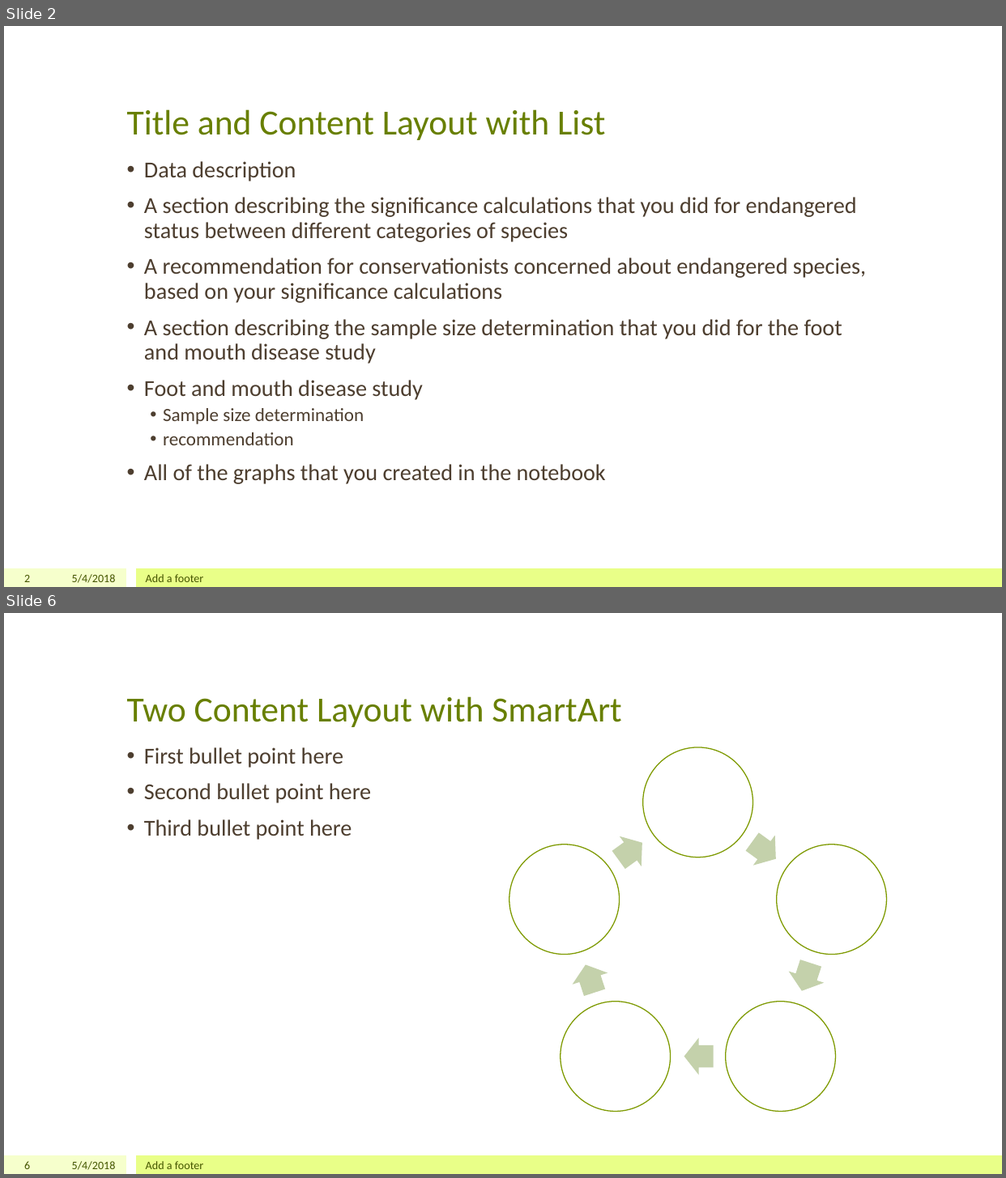
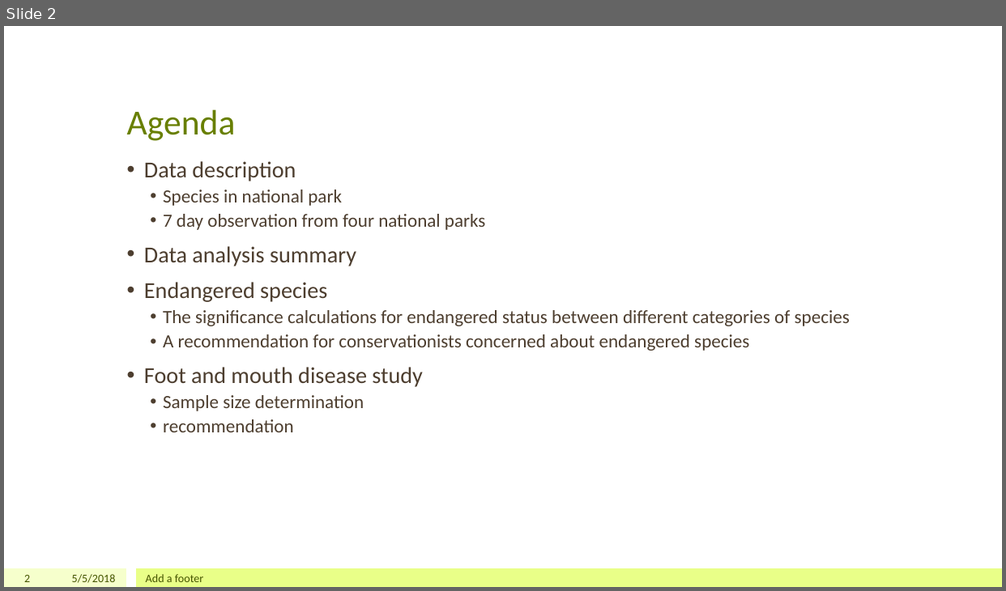
Before and after one commit to iamchristinelee/codeacademy, a slide deck: DataScience/Capstone/biodiversity.pptx. Shown one above the other, each under a label of ours: slides 2 and 6 before the commit, slide 2 after it; the slides between them are not shown. The pictures are 1006x1178 and 1006x591 pixels, drawn with LibreOffice and Linux fonts; fonts in the diff are those of the drawing. Boxes give left, top, right and bottom in pixels: in the first picture for what was removed or moved away, otherwise in the second. Text is boxed around its words. In the diff, an @@ line names an element or a change of style, - is before the commit and + after.

```diff
--- a/DataScience/Capstone/biodiversity.pptx
+++ b/DataScience/Capstone/biodiversity.pptx
@@ slide 6 removed at (4, 613, 1002, 1174), background #FFFFFF; not listed: 2 template elements that a slide beside it also shows @@
@@ title removed at (127, 696, 621, 727) @@
-Two Content Layout with SmartArt
@@ text removed at (144, 747, 371, 840) @@
-• First bullet point here
-• Second bullet point here
-• Third bullet point here
@@ group removed at (509, 747, 887, 1112): 5 ellipses, 5 right arrows, 1 text @@
-Step 1
-Title
@@ page number removed at (24, 1161, 30, 1169) @@
-6
@@ text removed at (72, 1161, 116, 1170) @@
-5/4/2018
@@ text removed at (146, 1161, 203, 1169) @@
-Add a footer
@@ slide 2 changed as well @@
@@ title at (127, 109, 236, 141): text changed @@
-Title and Content Layout with List
+Agenda
@@ text at (144, 190, 850, 351): text changed; size 22 to 18 pt @@
-• A section describing the significance calculations that you did for endangered status between different categories of species
-• A recommendation for conservationists concerned about endangered species, based on your significance calculations
-• A section describing the sample size determination that you did for the foot and mouth disease study
+  • Species in national park
+  • 7 day observation from four national parks
+• Data analysis summary
+• Endangered species
+  • The significance calculations for endangered status between different categories of species
+  • A recommendation for conservationists concerned about endangered species
@@ text at (144, 464, 606, 484): paragraph removed @@
-• All of the graphs that you created in the notebook
@@ text at (72, 574, 116, 583): text changed @@
-5/4/2018
+5/5/2018
```
Also in this commit, not shown: 3 other slides changed, 6 slides added, 9 other slides removed, 3 other files.
